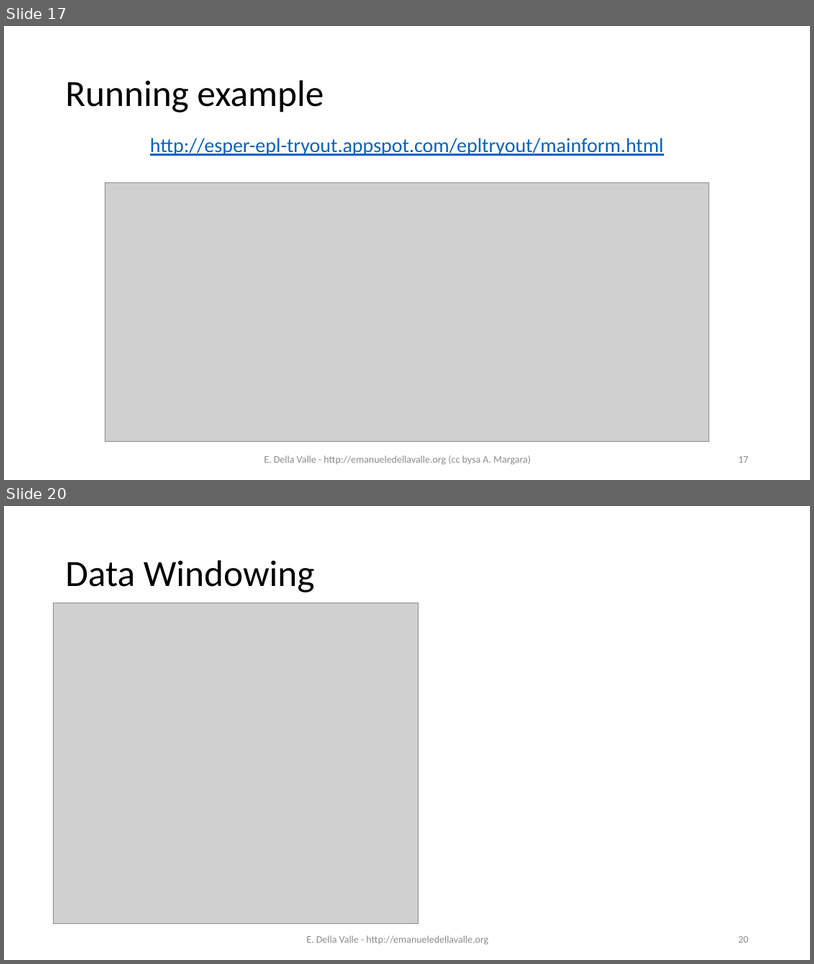
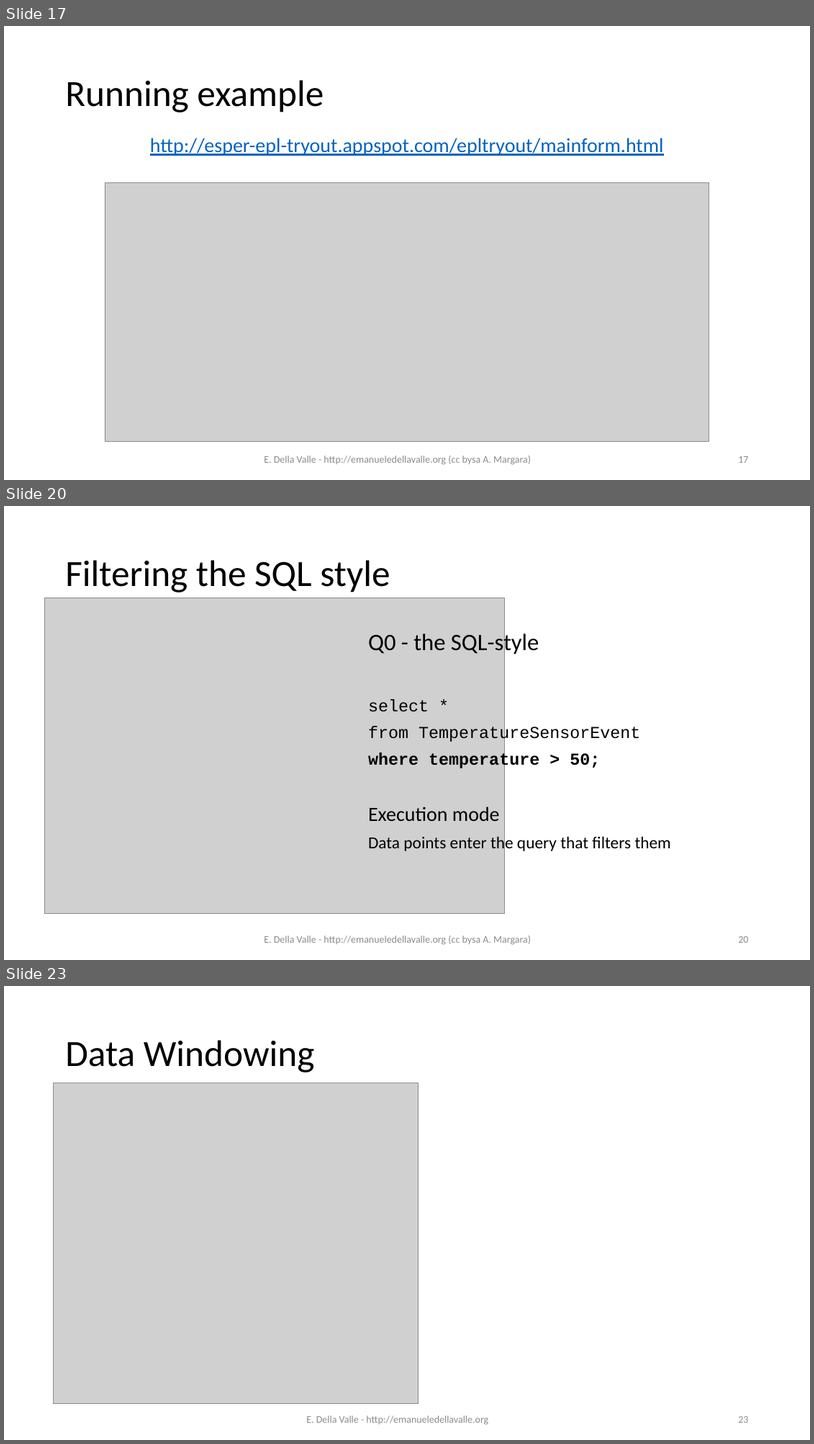
Before and after one commit to eugeniovaretti/streaming-data-analytics, a slide deck: lectures/02_EPL/02_VerticallyScalableSolution_Esper+EPL.pptx. Shown one above the other, each under a label of ours: slides 17 and 20 before the commit, slides 17, 20 and 23 after it; the slides between them are not shown. The pictures are 814x964 and 814x1444 pixels, drawn with LibreOffice and Linux fonts; fonts in the diff are those of the drawing; grey boxes stand for pictures. Boxes give left, top, right and bottom in pixels: in the first picture for what was removed or moved away, otherwise in the second. Text is boxed around its words. In the diff, an @@ line names an element or a change of style, - is before the commit and + after.

```diff
--- a/lectures/02_EPL/02_VerticallyScalableSolution_Esper+EPL.pptx
+++ b/lectures/02_EPL/02_VerticallyScalableSolution_Esper+EPL.pptx
@@ slide 20 added at (4, 506, 810, 960), background #FFFFFF @@
@@ title added at (65, 560, 390, 592), 44 pt, text #000000 @@
+Filtering the SQL style
@@ picture added at (44, 598, 505, 914) @@
@@ text added at (368, 631, 671, 852), 20 pt, text #000000 @@
+Q0 - the SQL-style
+select *
+from TemperatureSensorEvent
+where temperature > 50;
+Execution mode
+Data points enter the query that filters them
@@ text added at (264, 935, 531, 944), 12 pt, text #8C8C8C @@
+E. Della Valle - http://emanueledellavalle.org (cc bysa A. Margara)
@@ page number added at (738, 936, 748, 942), 12 pt, text #8C8C8C @@
+20
@@ what was slide 20 is now slide 23 @@
@@ page number at (738, 1416, 748, 1422): text changed @@
-20
+23
```
Also in this commit, not shown: 5 slides changed, 2 other slides added, 2 other files.
